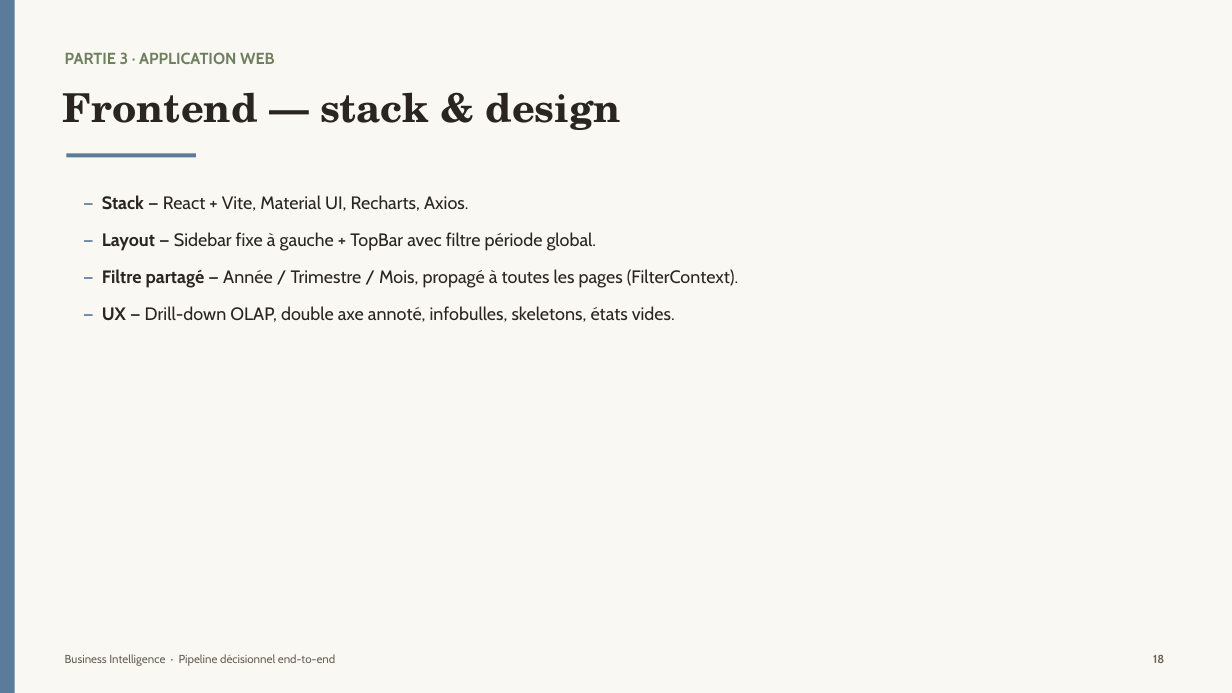
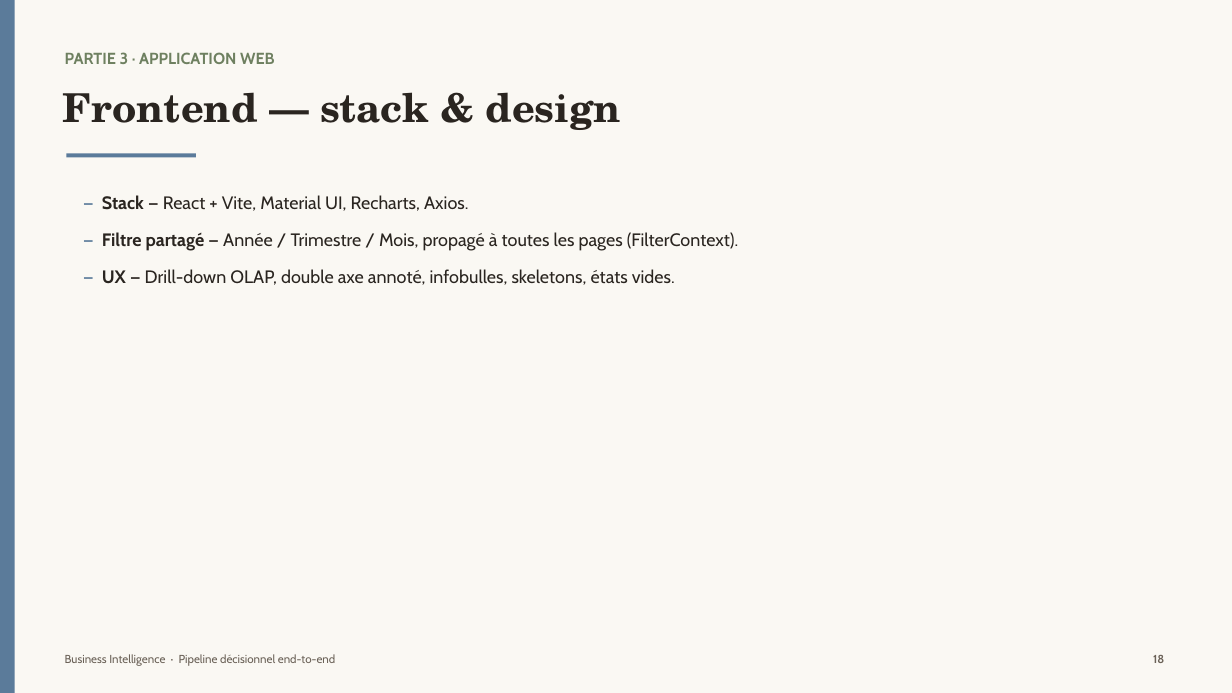
Before and after one commit to omar692002/bi-exam-webapp, a slide deck: slide 18 of presentation/BI_Presentation.pptx. Drawn at 1232x693 pixels with LibreOffice and Linux fonts; fonts in the diff are those of the drawing. Boxes give left, top, right and bottom in pixels: in the first picture for what was removed or moved away, otherwise in the second. Text is boxed around its words. In the diff, an @@ line names an element or a change of style, - is before the commit and + after.

```diff
--- a/presentation/BI_Presentation.pptx
+++ b/presentation/BI_Presentation.pptx
@@ text at (x1=102, y1=232, x2=597, y2=251): paragraph removed @@
-— Layout — Sidebar fixe à gauche + TopBar avec filtre période global.
```
Also in this commit, not shown: 6 other slides changed, 1 slide removed, 4 other files.
